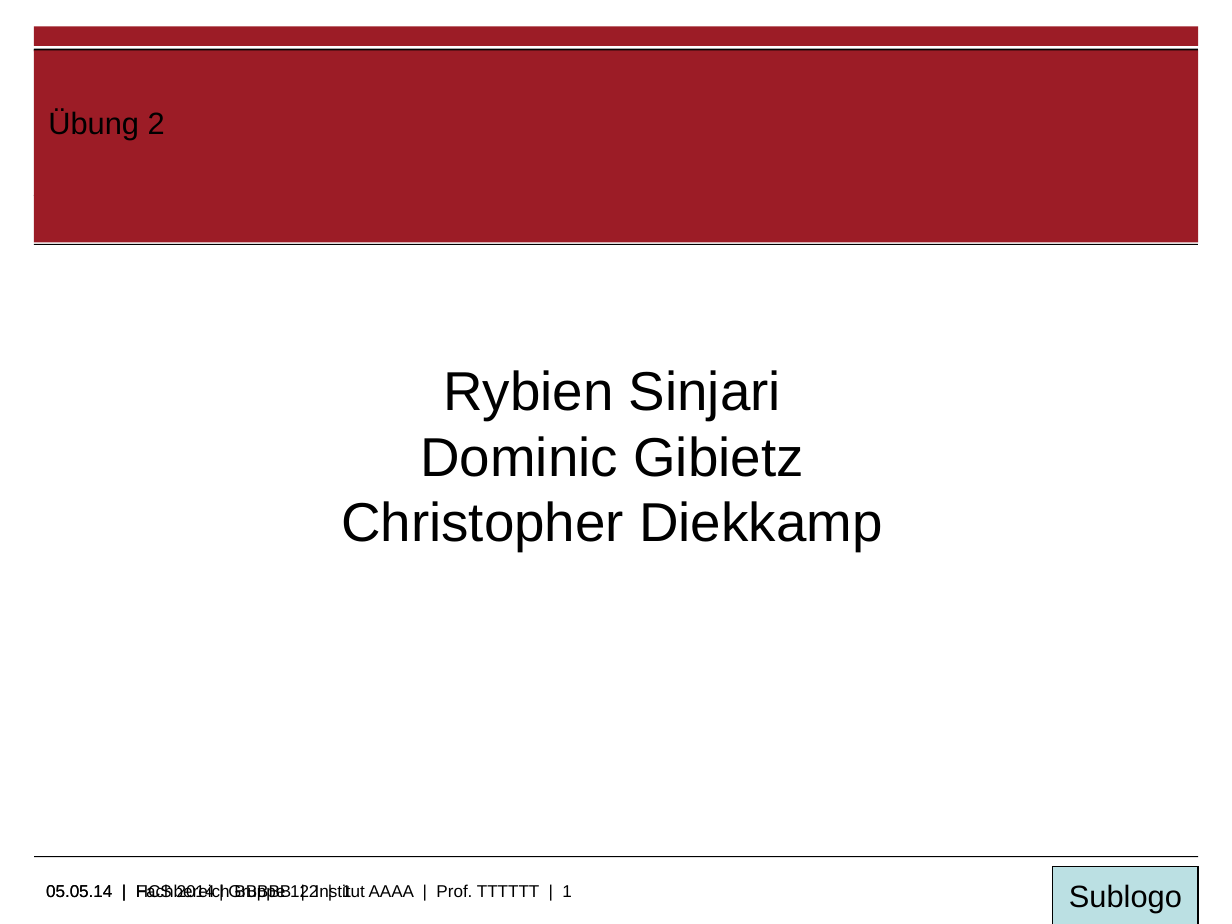
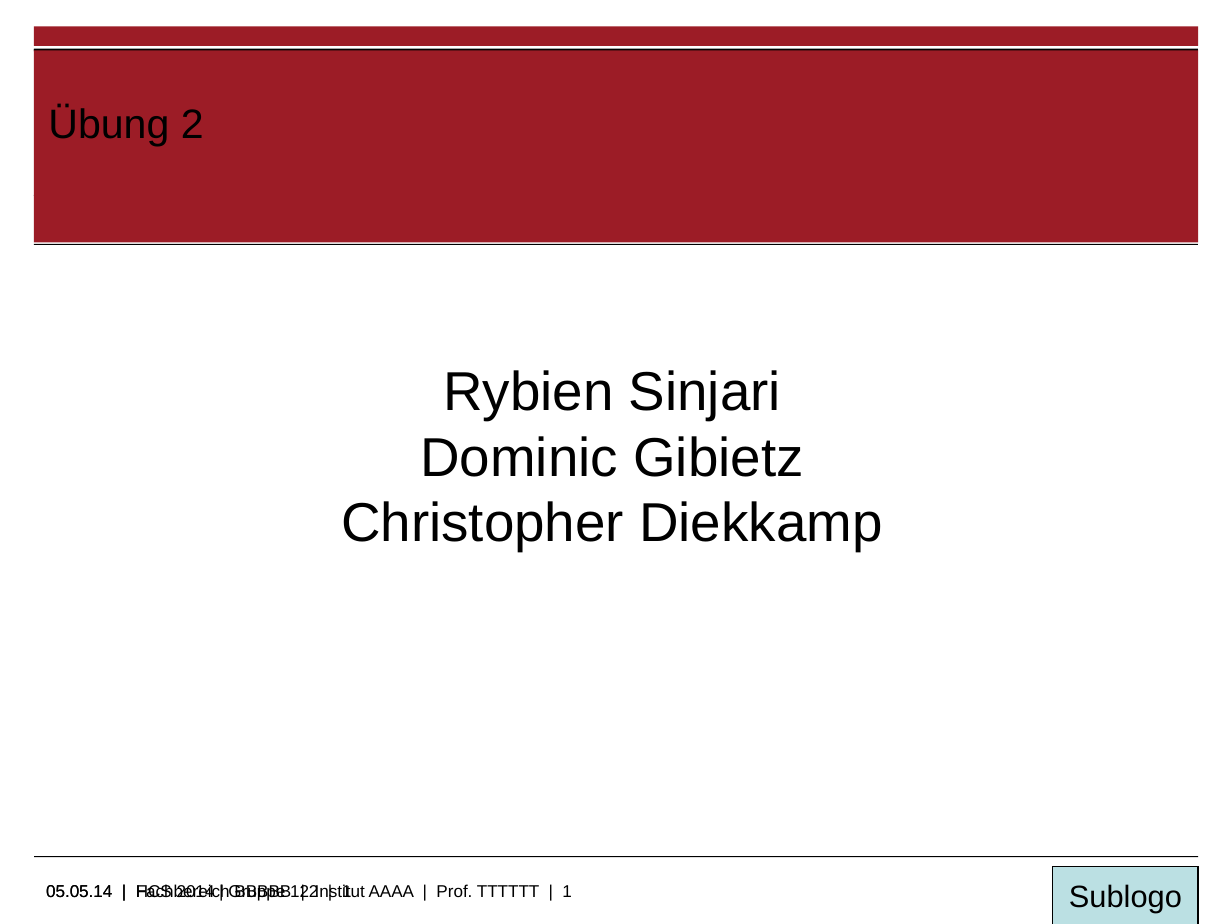
Before and after one commit to RybienSin/hcs, a slide deck: slide 1 of 2/Übung_2-5.odp. Drawn at 1232x924 pixels with LibreOffice and Linux fonts; fonts in the diff are those of the drawing; background and template pictures are left out. Boxes give left, top, right and bottom in pixels: in the first picture for what was removed or moved away, otherwise in the second. Text is boxed around its words. In the diff, an @@ line names an element or a change of style, - is before the commit and + after.

```diff
--- a/2/Übung_2-5.odp
+++ b/2/Übung_2-5.odp
@@ title "Übung 2" at [48, 106, 204, 147]: size 18 to 24 pt @@
```
Also in this commit, not shown: 3 other slides changed, 1 other file.
